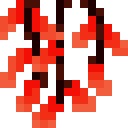
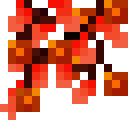
Layers edited between the first and the second 128 x 128 image:
added group "new" with 13 layers above "old" over [left=0, top=0, right=128, bottom=128]
added layer "fireshine_berry_head_lit" in group "new" over [left=0, top=0, right=128, bottom=120]
renamed "fireshine_berry_head" to "old_fireshine_berry_head", hid it, moved it into group "old" over [left=0, top=0, right=128, bottom=128]
